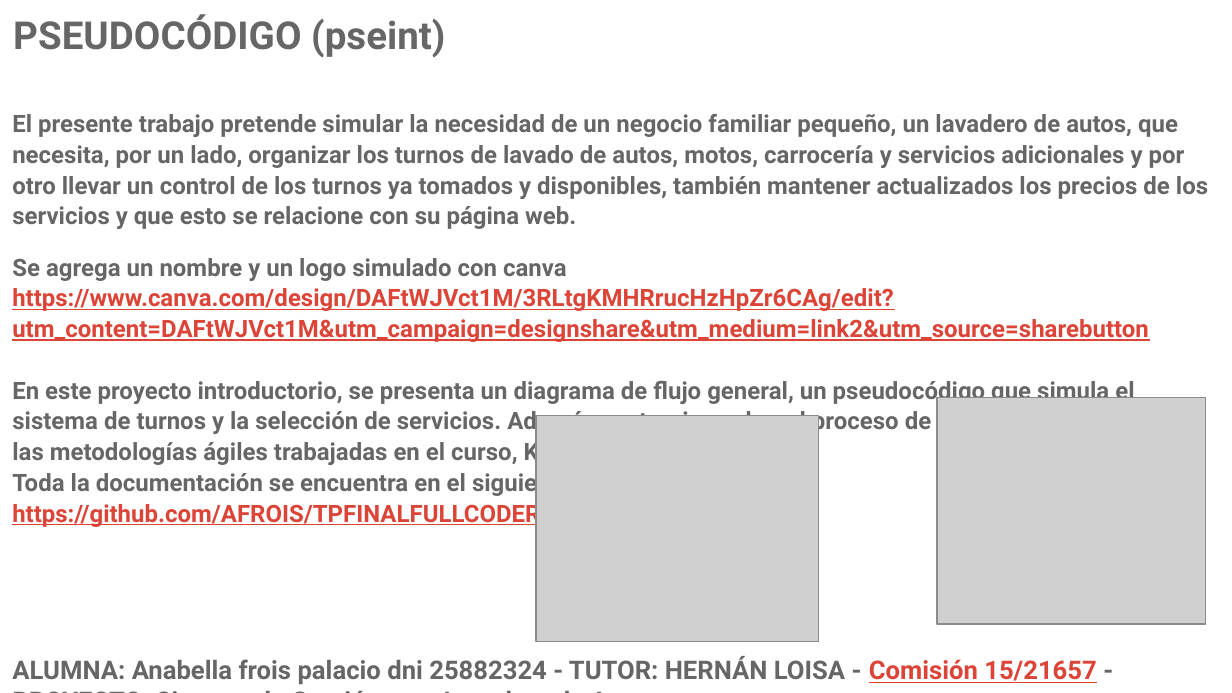
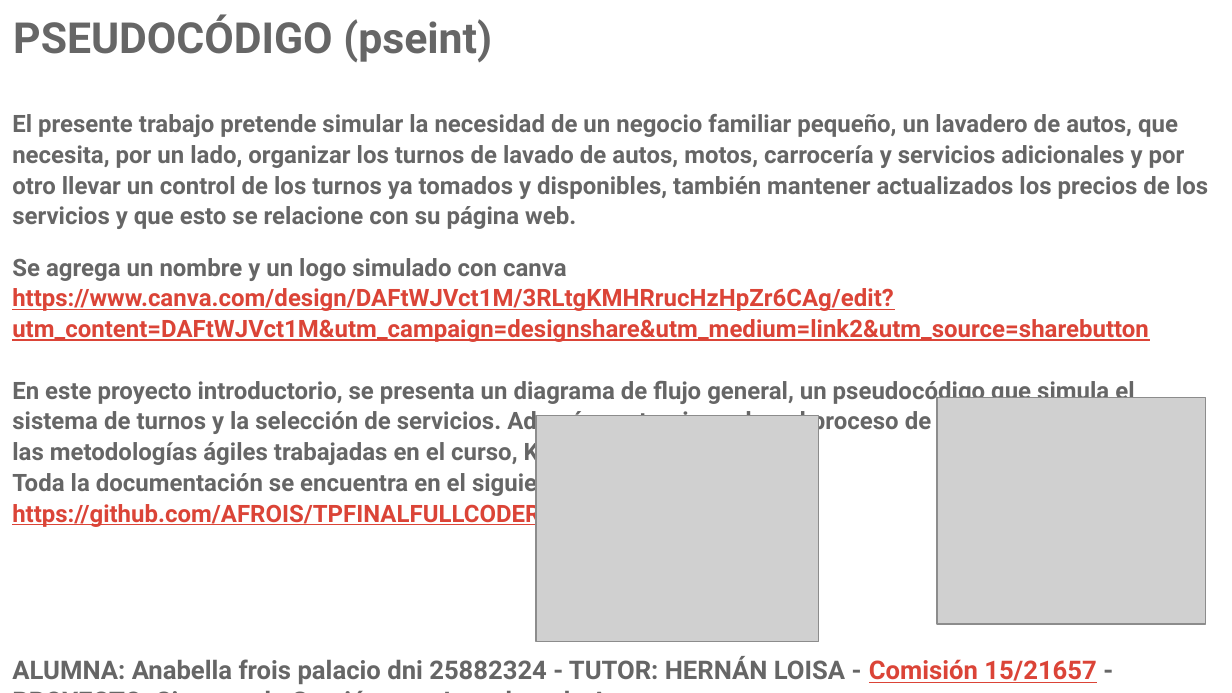
Before and after one commit to AFROIS/TPFINALFULLCODERS, a slide deck: slide 5 of TPFINAL FULLCODERS.pptx. Drawn at 1232x693 pixels with LibreOffice and Linux fonts; fonts in the diff are those of the drawing; grey boxes stand for pictures. Boxes give left, top, right and bottom in pixels: in the first picture for what was removed or moved away, otherwise in the second. Text is boxed around its words. In the diff, an @@ line names an element or a change of style, - is before the commit and + after.

```diff
--- a/TPFINAL FULLCODERS.pptx
+++ b/TPFINAL FULLCODERS.pptx
@@ title "PSEUDOCÓDIGO (pseint)" at (13, 14, 492, 62): size 22.5 to 25 pt @@
```
Also in this commit, not shown: 1 other slide changed.
